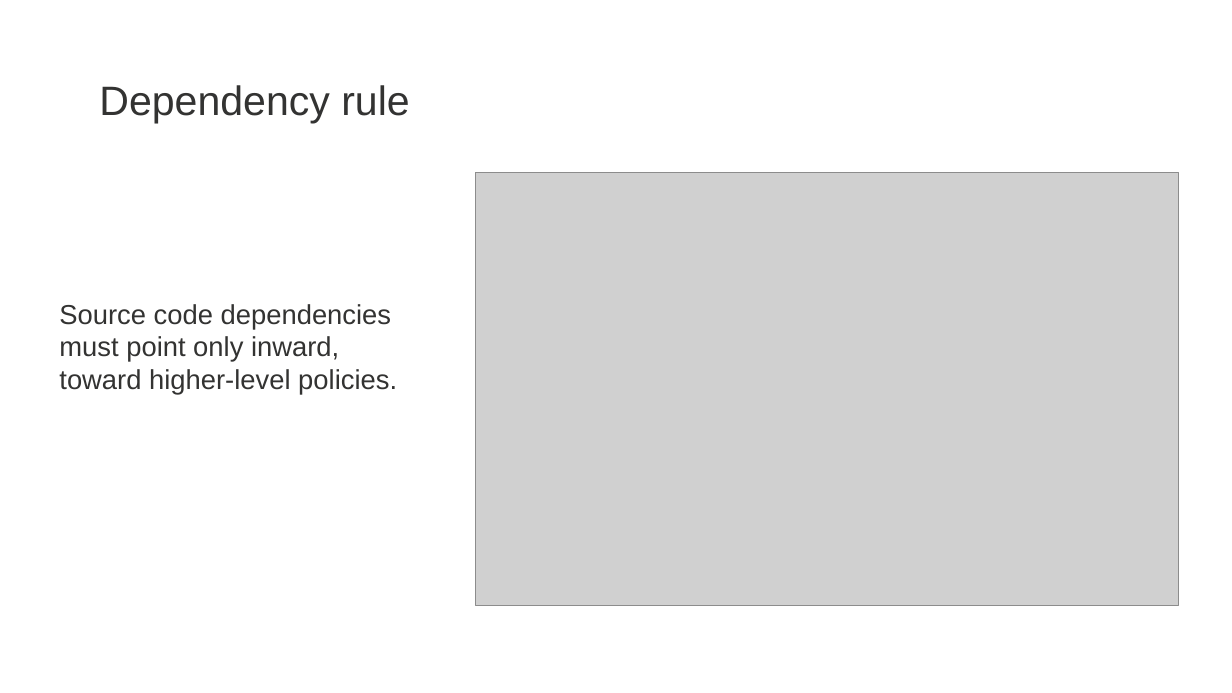
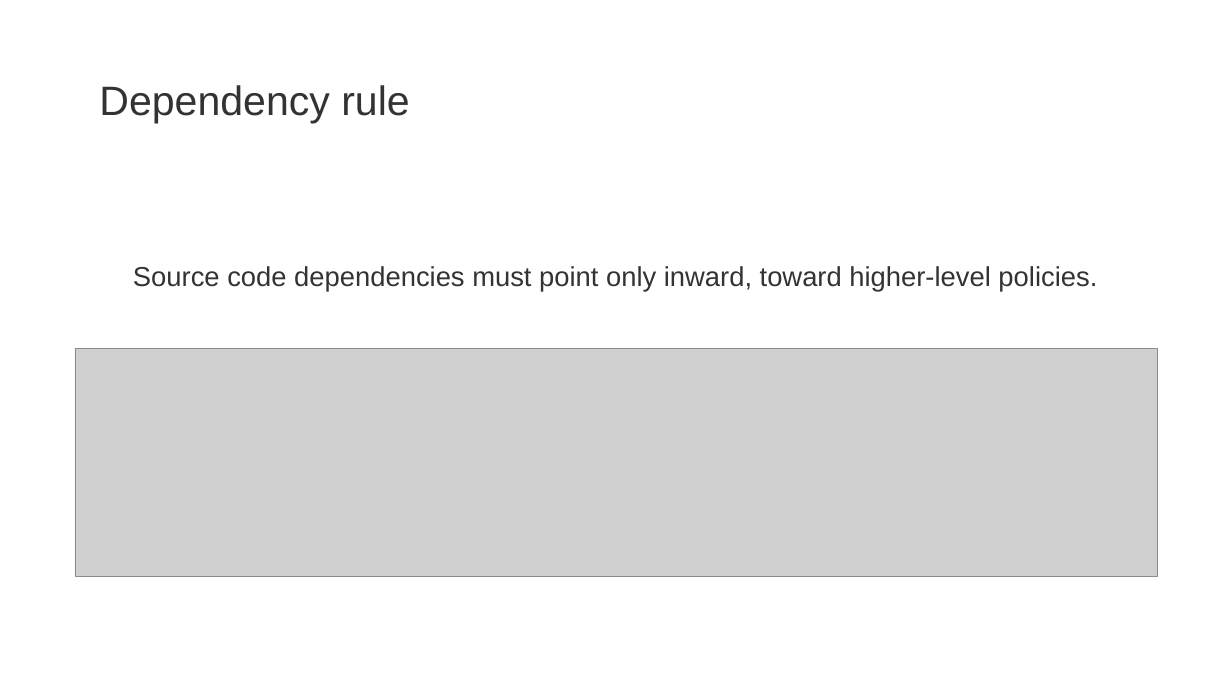
Before and after one commit to zatsepinvl/where-to-put-the-service, a slide deck: slide 28 of Where to put the service.pptm. Drawn at 1232x693 pixels with LibreOffice and Linux fonts; fonts in the diff are those of the drawing; grey boxes stand for pictures; background and template pictures are left out. Boxes give left, top, right and bottom in pixels: in the first picture for what was removed or moved away, otherwise in the second. Text is boxed around its words. In the diff, an @@ line names an element or a change of style, - is before the commit and + after.

```diff
--- a/Where to put the service.pptm
+++ b/Where to put the service.pptm
@@ picture removed at [475,172,1178,606] @@
@@ text "Source code dependencies must point ...": place and size @@
-text "Source code dependencies must point ..." at [59,304,397,395]
+text "Source code dependencies must point ..." at [133,266,1097,292]
@@ text "Source code dependencies must point ..." at [133,266,1097,292]: alignment left to centre @@
@@ picture added at [75,348,1157,576] @@
```
Also in this commit, not shown: 5 other slides changed, 1 slide added, 35 other files.
